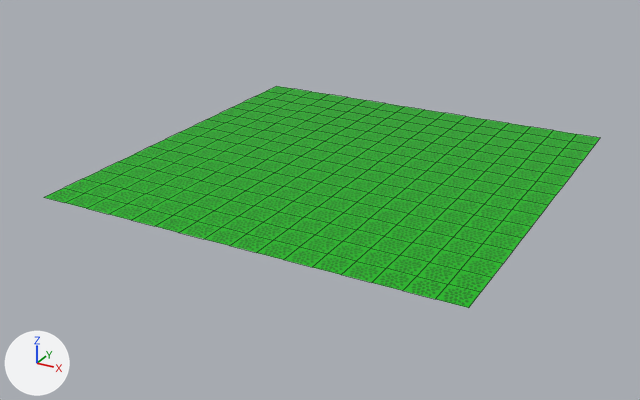
Before and after pictures for a commit that changed the Blender file assets/Plane.blend.
Before and after are seen from a 50 mm lens placed at (36.8, -72.0, 31.7), pointed at (-1.5, -2.4, -3.1). Lighting does not change. The marker at lower left points along +X, +Y and +Z. Mesh edges are drawn as thin lines.
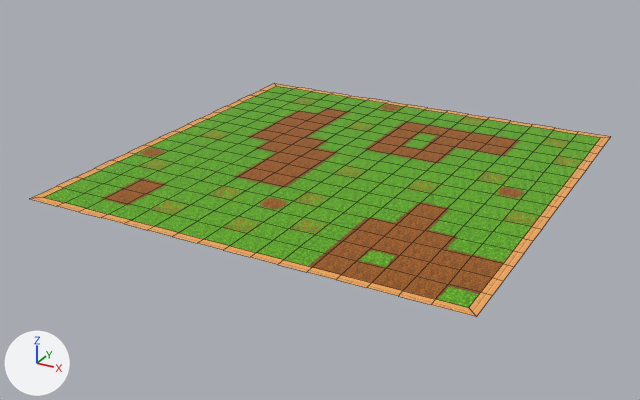
The change, as a list of edits to the scene's bpy script:
```text
Add img_tiles_png:
    img_tiles_png = load_image('Tiles.png', 'Tiles.png', 160, 160, 'sRGB')
Change mat_material:
    mat_material.texture: img_ufo_png -> img_tiles_png
Change me_plane:
    used by ob_plane; location = (0.0, 0.0, 0.0)
    remove me_plane.from_pydata(...)  # 289 vertices, 256 faces; spans x -20.0..20.0, y -20.0..20.0, z 0.0
    add me_plane.from_pydata(...)  # 353 vertices, 320 faces; spans x -20.9..20.9, y -20.9..20.9, z 0.0
    me_plane part 1
    10 vertices are added at x -20.9..20.9, y -20.9..20.9, z 0.0
    15 new vertices lie (-0.9, 0.0, 0.0) away from vertices in x -20.0, y -17.5..17.5, z 0.0
    15 new vertices lie (0.9, 0.0, 0.0) away from vertices in x 20.0, y -17.5..17.5, z 0.0
    13 new vertices lie (0.0, -0.9, 0.0) away from vertices in x -15.0..15.0, y -20.0, z 0.0
    11 new vertices lie (0.0, 0.9, 0.0) away from vertices in x -12.5..12.5, y 20.0, z 0.0
    64 new faces join them
    me_plane part 2: 256 kept faces spanning x -20.0..20.0, y -20.0..20.0, z 0.0 get new texture (UV) coordinates
```

Changed parts and their boxes (x1, y1, x2, y2) in the pictures (640 x 400 px):
'Plane', surface changed, reshaped: before (44, 86, 600, 308); after (30, 83, 610, 317)
part 1 of me_plane, added (orange): after (30, 83, 610, 317)
part 2 of me_plane, surface changed: (44, 86, 600, 308) in both
